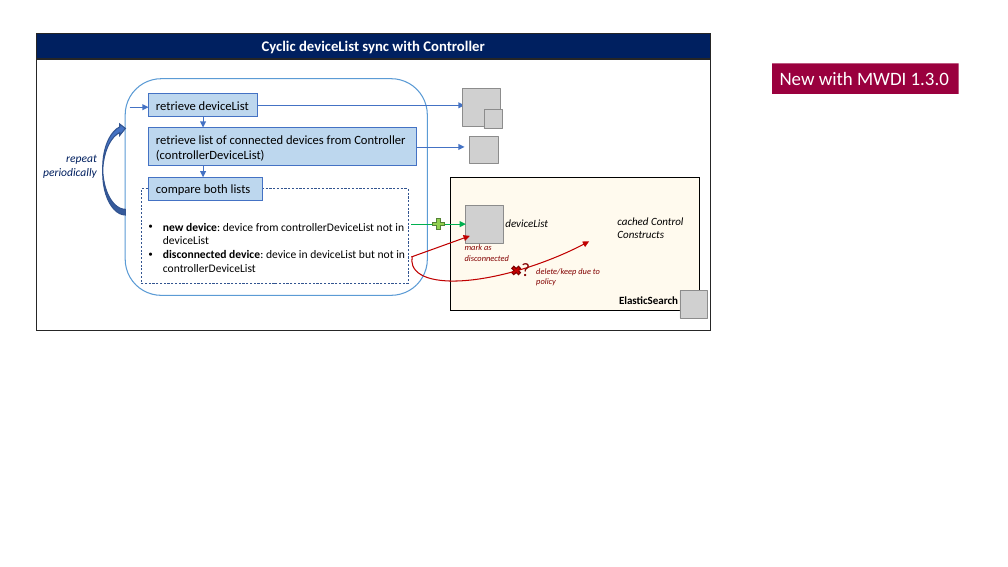
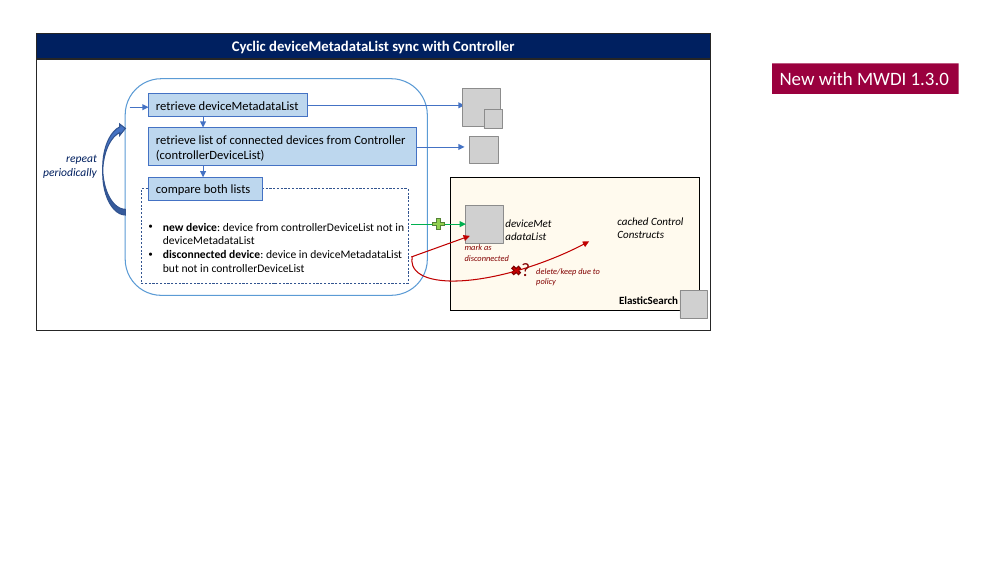
Before and after one commit to openBackhaul/MicroWaveDeviceInventory, a slide deck: slide 1 of spec/additionalDescription/pictures/CyclicCCRetrievalPics.pptx. Drawn at 1008x567 pixels with LibreOffice and Linux fonts; fonts in the diff are those of the drawing; grey boxes stand for pictures; background and template pictures are left out. Boxes give left, top, right and bottom in pixels: in the first picture for what was removed or moved away, otherwise in the second. Text is boxed around its words. In the diff, an @@ line names an element or a change of style, - is before the commit and + after.

```diff
--- a/spec/additionalDescription/pictures/CyclicCCRetrievalPics.pptx
+++ b/spec/additionalDescription/pictures/CyclicCCRetrievalPics.pptx
@@ text in rectangle at (232,40,514,54): text changed @@
-Cyclic deviceList sync with Controller
+Cyclic deviceMetadataList sync with Controller
@@ rectangle "retrieve deviceMetadataList": place and size @@
-rectangle "retrieve deviceMetadataList" at (148,94,257,116)
+rectangle "retrieve deviceMetadataList" at (148,94,308,116)
@@ text in rectangle at (156,101,255,244): text changed @@
-retrieve deviceList
+retrieve deviceMetadataList
@@ text at (199,101,299,110): text changed @@
-deviceList
+deviceMetadataList
@@ arrow moved from (258, 105) - (464, 105) to (308, 105) - (464, 105) @@
@@ text at (163,223,404,272): text changed @@
-• new device: device from controllerDeviceList not in deviceList
-• disconnected device: device in deviceList but not in controllerDeviceList
+• new device: device from controllerDeviceList not in deviceMetadataList
+• disconnected device: device in deviceMetadataList but not in controllerDeviceList
```
Also in this commit, not shown: 2 other slides changed, 7 other files.
